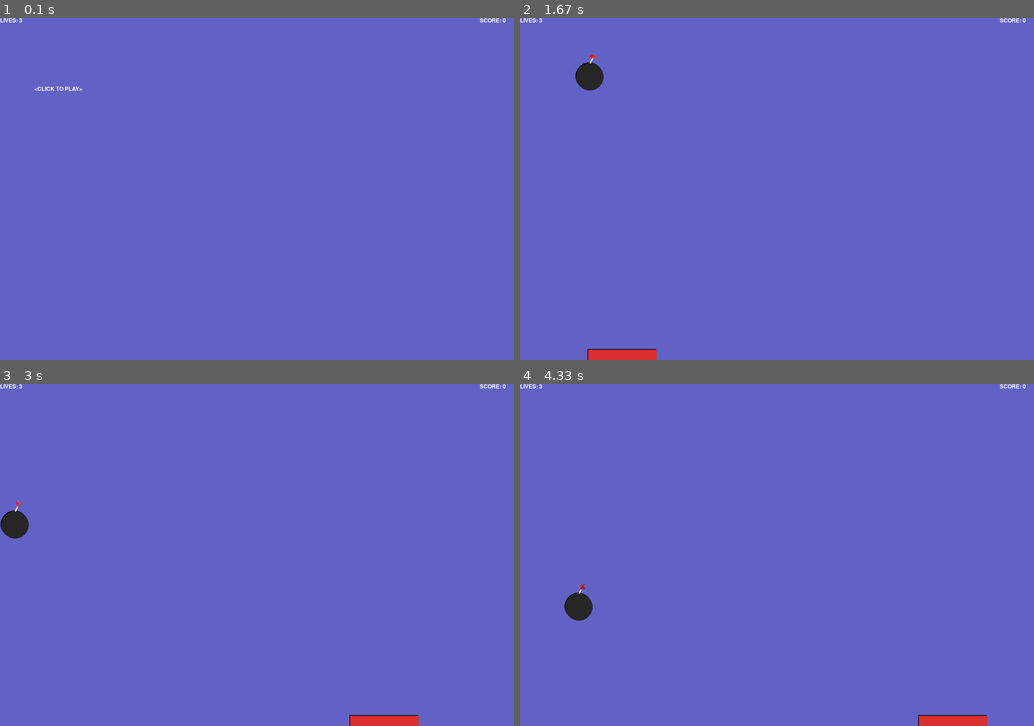
Above: before the commit, frames 1-4 (two rows, left to right).
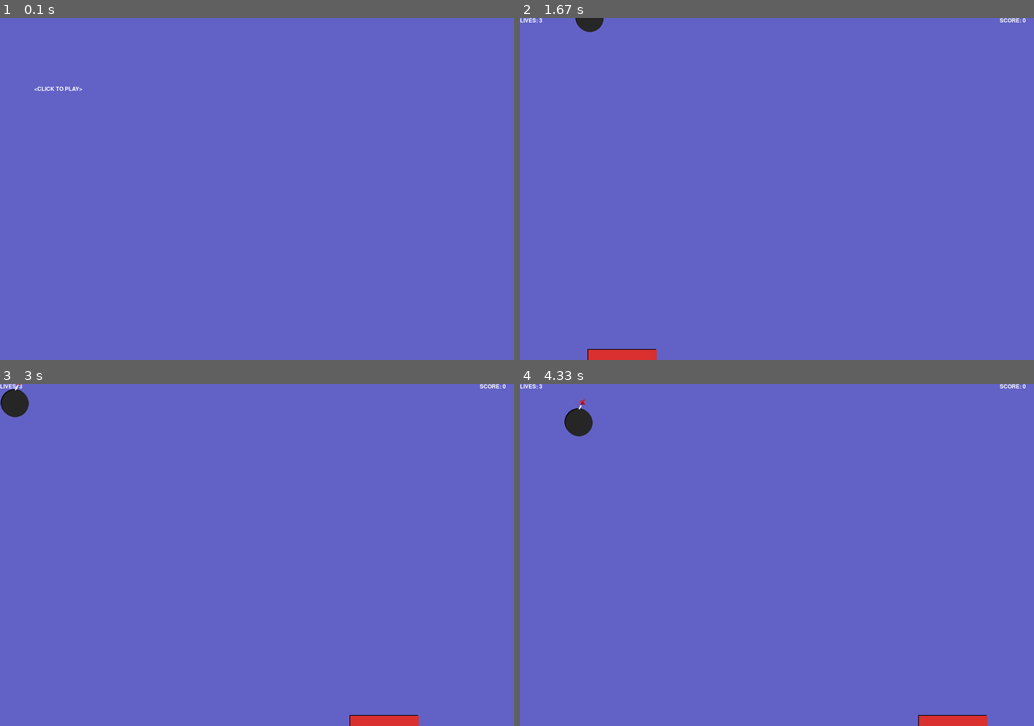
Above: after the commit, the same moments.

Repository: DeepNoceans/PythonPrograms
Game: pygame game, started from Pygame!/L3Cs/bombcatcher.py
Two runs of this game, one before a commit and one after it. Both use one fixed random seed, a clock stepped at 60 frames per second and the inputs below.
Inputs (mouse positions are in pixels of both pictures, inside the frame that each line leads up to):
- Up to frame 1 (0.1 s): no input
- Up to frame 2 (1.67 s): click (777, 189) at 0.38 s; click "SCORE: 0" at 0.72 s; click (581, 79) at 1.22 s; click (586, 236) at 1.55 s
- Up to frame 3 (3 s): click (339, 428) at 1.88 s; click (375, 503) at 2.22 s; click (143, 589) at 2.55 s; click (349, 667) at 2.88 s
- Up to frame 4 (4.33 s): click (648, 613) at 3.22 s; click (962, 448) at 3.55 s; click (607, 507) at 3.88 s; click (920, 575) at 4.22 s

The runs differ from the first frame. In frame 1, less than 0.1% of the frame differs, in the area x 0-99%, y 0-2%; in frame 2, 0.6%; in frame 3, 0.7%; in frame 4, 0.8%, in the area x 8-15%, y 4-70%.

Commit message:
efd
fwefef

Diff:
--- a/Pygame!/L3Cs/bombcatcher.py
+++ b/Pygame!/L3Cs/bombcatcher.py
@@ -45,7 +45,7 @@
 
 bomb_x = random.randint(100, 1400)
 bomb_y = -50
-vel_y = 3
+vel_y = .7
 
 vel_x = random.randint(-3, 3)
 #repeating loop
@@ -71,6 +71,21 @@
     if game_over:
         print_text(font1, 100, 200, "<CLICK TO PLAY>")
     else:
+
+        #print # of lives
+        print_text(font1, 0, 0, "LIVES: " + str(lives))
+
+        #print score
+        print_text(font1, 1400, 0, "SCORE: " + str(score))
+
+        pos_x = mouse_x
+        if pos_x < 0:
+            pos_x = 0
+        elif pos_x > 1400:
+            pos_x = 1400
+        #draw basket
+        pygame.draw.rect(screen, black, (pos_x-2, pos_y-2, 200, 40), 0)
+        pygame.draw.rect(screen, red, (pos_x, pos_y, 200, 40), 0)
         #move the bomb
         bomb_y += vel_y
 
@@ -82,13 +97,35 @@
 
         #has the player missed the bomb?
         if bomb_y > 1000:
-            bomb_x = random.randint(100, 1400)
-            bomb_y = -50
             lives -= 1
             if lives == 0:
                 game_over = True
             mixer.music.play()
             vel_x = random.randint(-3, 3)
+
+            myfont = pygame.font.Font(None, 41)
+
+            textImage = myfont.render("boom", True, black)
+
+            screen.blit(textImage, (bomb_x, 750))
+
+            myfont = pygame.font.Font(None, 40)
+
+            textImage = myfont.render("boom", True, gray)
+
+
+            screen.blit(textImage, (bomb_x, 750))
+
+            pygame.display.update()
+
+            time.sleep(.5)
+
+            bomb_x = random.randint(100, 1400)
+            bomb_y = -50
+
+
+
+
 
 
         #see if player has caught the bomb
@@ -141,19 +178,12 @@
             pygame.draw.line(screen, color, spark_pos1, spark_pos2, spark_width)
             #set basket position
 
-        pos_x = mouse_x
-        if pos_x < 0:
-            pos_x = 0
-        elif pos_x > 1400:
-            pos_x = 1400
-        #draw basket
-        pygame.draw.rect(screen, black, (pos_x-2, pos_y-2, 200, 40), 0)
-        pygame.draw.rect(screen, red, (pos_x, pos_y, 200, 40), 0)
 
-    #print # of lives
-    print_text(font1, 0, 0, "LIVES: " + str(lives))
 
-    #print score
-    print_text(font1, 1400, 0, "SCORE: " + str(score))
+
+
+
+
+
 
     pygame.display.update()
--- a/Pygame!/L3Cs/bombcatcher2.py
+++ b/Pygame!/L3Cs/bombcatcher2.py
@@ -38,22 +38,27 @@
 pos_x = 250
 pos_y = 565
 
-# bomb_x = random.randint(0, 500)
 bomb_x = random.randint(0, 500)
 bomb_x1 = random.randint(0, 500)
 bomb_x2 = random.randint(0, 500)
 bomb_x3 = random.randint(0, 500)
 bomb_x4 = random.randint(0, 500)
 
+bomb_x = 250
+bomb_x1 =250
+bomb_x2 =250
+bomb_x3 =250
+bomb_x4 =250
+
 
 
 bomb_y = -50
 bomb_y1 = -250
 bomb_y2 = -450
-bomb_y3 = -650
-bomb_y4 = -850
-
-vel_y = .4
+bomb_y3 = -750
+bomb_y4 = -1000
+
+vel_y = 50
 
 #repeating loop
 while True:
@@ -90,7 +95,7 @@
         #has the player missed the bomb?
         if bomb_y > 600:
             bomb_x = random.randint(0, 500)
-            # bomb_x = 250
+            bomb_x = 250
 
             bomb_y = -50
             lives -= 1
@@ -103,7 +108,7 @@
                 score += 10
 
                 bomb_x = random.randint(0, 500)
-                # bomb_x = 250
+                bomb_x = 250
 
                 bomb_y = -50
 
@@ -113,7 +118,7 @@
 
         if bomb_y1 > 600:
             bomb_x1 = random.randint(0, 500)
-            # bomb_x1 = 250
+            bomb_x1 = 250
 
             bomb_y1 = -50
 
@@ -127,7 +132,7 @@
                 score += 10
 
                 bomb_x1 = random.randint(0, 500)
-                # bomb_x1 = 250
+                bomb_x1 = 250
 
                 bomb_y1 = -50
 
@@ -136,7 +141,7 @@
 
         if bomb_y2 > 600:
             bomb_x2 = random.randint(0, 500)
-            # bomb_x2 = 250
+            bomb_x2 = 250
 
             bomb_y2 = -50
 
@@ -150,7 +155,7 @@
                 score += 10
 
                 bomb_x2 = random.randint(0, 500)
-                # bomb_x2 = 250
+                bomb_x2 = 250
 
                 bomb_y2 = -50
 
@@ -160,7 +165,7 @@
 
         if bomb_y3 > 600:
             bomb_x3 = random.randint(0, 500)
-            # bomb_x3 = 250
+            bomb_x3 = 250
 
             bomb_y3 = -50
             lives -= 1
@@ -173,7 +178,7 @@
                 score += 10
 
                 bomb_x3 = random.randint(0, 500)
-                # bomb_x3 = 250
+                bomb_x3 = 250
 
                 bomb_y3 = -50
 
@@ -183,7 +188,7 @@
 
         if bomb_y4 > 600:
             bomb_x4 = random.randint(0, 500)
-            # bomb_x4 = 250
+            bomb_x4 = 250
 
             bomb_y4 = -50
             lives -= 1
@@ -196,7 +201,7 @@
                 score += 10
 
                 bomb_x4 = random.randint(0, 500)
-                # bomb_x4 = 250
+                bomb_x4 = 250
 
                 bomb_y4 = -50
 
